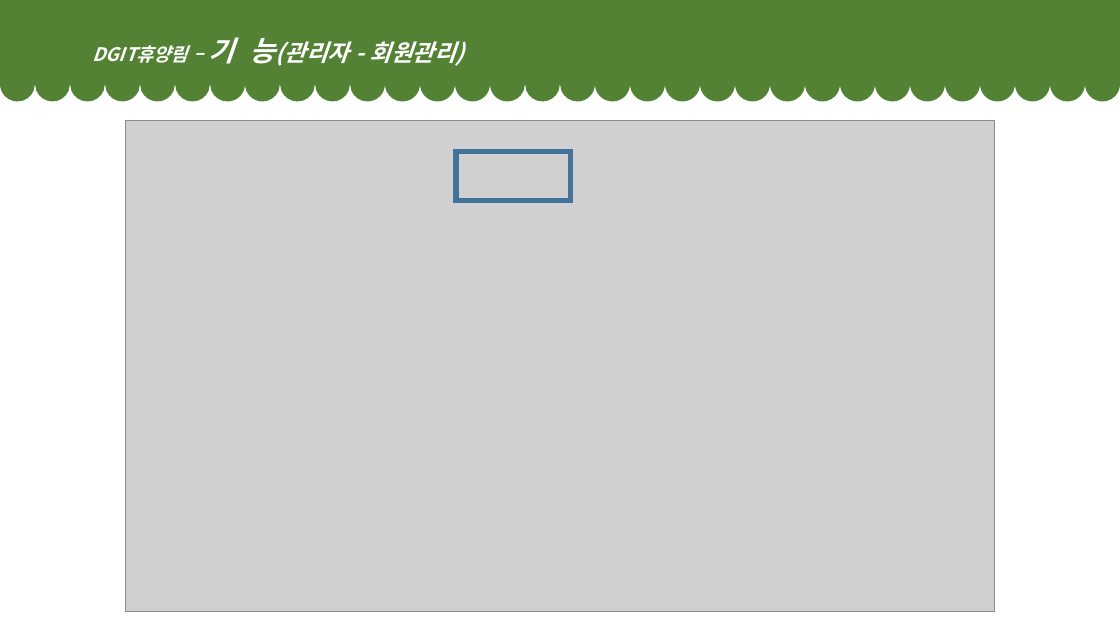
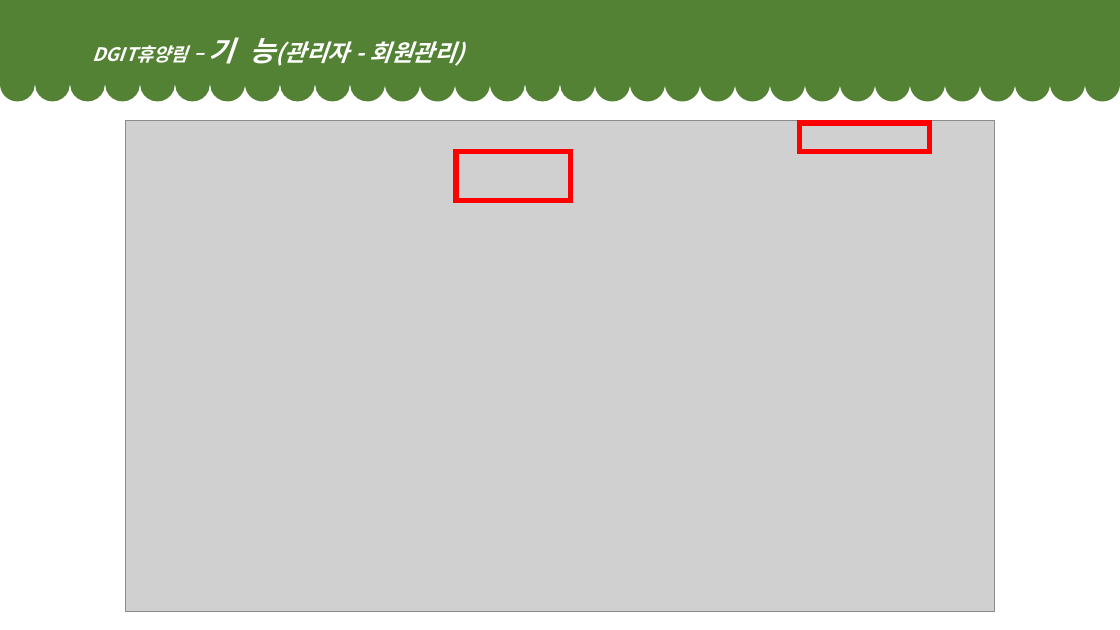
Before and after one commit to dhddldidk/forest, a slide deck: slide 12 of dataFiles/forest.pptx (slide 11 before the commit). Drawn at 1120x630 pixels with LibreOffice and Linux fonts; fonts in the diff are those of the drawing; grey boxes stand for pictures. Boxes give left, top, right and bottom in pixels: in the first picture for what was removed or moved away, otherwise in the second. Text is boxed around its words. In the diff, an @@ line names an element or a change of style, - is before the commit and + after.

```diff
--- a/dataFiles/forest.pptx
+++ b/dataFiles/forest.pptx
@@ rectangle added at <box>800,124,930,152</box>, outline #FF0000 4.5 pt @@
@@ rectangle at <box>456,152,571,201</box>: outline #43739E 4.5 pt to #FF0000 4.5 pt @@
```
Also in this commit, not shown: 6 other slides changed, 1 slide added.
